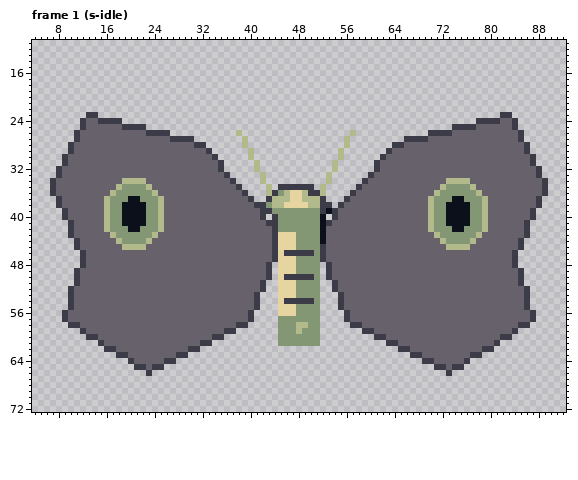
Two states of a pixel-art file, art/enemy-bones-3.aseprite. That is the earlier state.
96x96 pixels, 128 frames. Shown: frame 1 (s-idle): x 4..92, y 11..72. The commit also changed other frames, which this record leaves out.
Now the later version:
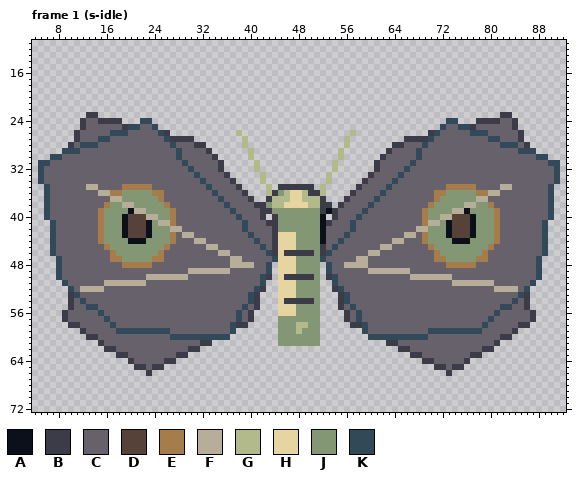
Palette (. is transparent): A #0b101b  B #3c3b48  C #66616a  D #57423a  E #a77c4b  F #b6ae99  G #b2ba8b  H #e6d5a0  J #839775  K #314958
Edits made:
Changed rows in their new state; - is an unchanged pixel.
Frame 1 (s-idle), layer "ink":
first column x 5:
24 -----------------KK-------------------------------------------------KK-----------------
25 ---------------KKCCK-----------------------------------------------KCCKK---------------
26 ------------KKK---CCK---------------------------------------------KCC---KKK------------
27 ----------KK---------K-------------------------------------------K---------KK----------
28 -------KKK------------K-----------------------------------------K------------KKK-------
29 ----KKK----------------K---------------------------------------K----------------KKK----
30 --KKC------------------K---------------------------------------K------------------CKK--
31 KKCCC-------------------K-------------------------------------K-------------------CCCKK
32 KCCC---------------------K-----------------------------------K---------------------CCCK
33 KCCC----------------------K---------------------------------K----------------------CCCK
34 KCC-----------CCCC---------K-------------------------------K--------CCCC------------CCK
35 -KC-----FF---CEEEEE---------K-----------------------------K--------CEEEEE----FF-----CK-
36 -KC-------FFEE-----EE--------K---------------------------K--------EE-----EEFF-------CK-
37 -KCC-------CFF-JJ---E---------K-------------------------K--------CE--JJ--FF--------CCK-
38 -KCC-------E--FFJJ--JE---------K-----------------------K---------E--JJJFF-JE-------CCK-
39 -KCCC-----EJ--J-FF--JJE---------K---------------------K---------EJ--JFF---JJE-----CCCK-
40 -KCCC-----EJ---DDDFFJJE----------K-------------------K----------EJ-FFDDDA-JJE-----CCCK-
41 --KCCC----EJ---DDDA-FFE-----------K-----------------K-----------EFF--DDDA-JJE----CCCK--
42 --KCCC----EJ--ADDDA-JJFF----------K-----------------K----------FFJ--ADDDA-JJE----CCCK--
43 --KCCC----EJJ-ADDDAJJJE-FF---------K---------------K---------FF-EJJ-ADDDAJJJE----CCCK--
44 --KCCCC---EJJJ-AAAJJJJE---FF--------K-------------K--------FF---EJJJ-AAAJJJJE---CCCCK--
45 --KCCCC----EJJJJJJJJJE------FF-------K-----------K-------FF------EJJJJJJJJJE----CCCCK--
46 --KCCCCC----EJJJJJJJE---------FF------K---------K------FF---------EJJJJJJJE----CCCCCK--
47 ---KCCCC----EEJJJJJEE-----------FF-----K-------K-----FF-----------EEJJJJJEE----CCCCK---
48 ---KCCCC------EEEEE-------------FFFF--K---------K--FFFF-------------EEEEE------CCCCK---
49 ---KCCC------------------FFFFFFF------K---------K------FFFFFFF------------------CCCK---
50 ---KCCC-----------FFFFFFF------------K-----------K------------FFFFFFF-----------CCCK---
51 ----KCC----FFFFFFF-------------------K-----------K-------------------FFFFFFF----CCK----
52 -----K-FFFF-------------------------K-------------K-------------------------FFFF-K-----
53 ------K----------------------------K---------------K----------------------------K------
54 -------K---------------------------K---------------K---------------------------K-------
55 --------KK------------------------K-----------------K------------------------KK--------
56 ----------K----------------------K-------------------K----------------------K----------
57 -----------K---------------------K-------------------K---------------------K-----------
58 ------------K-------------------K---------------------K-------------------K------------
59 -------------KKKKKKKKK---------CK---------------------KC---------KKKKKKKKK-------------
60 ----------------------KKKKKKKKKK-----------------------KKKKKKKKKK----------------------
